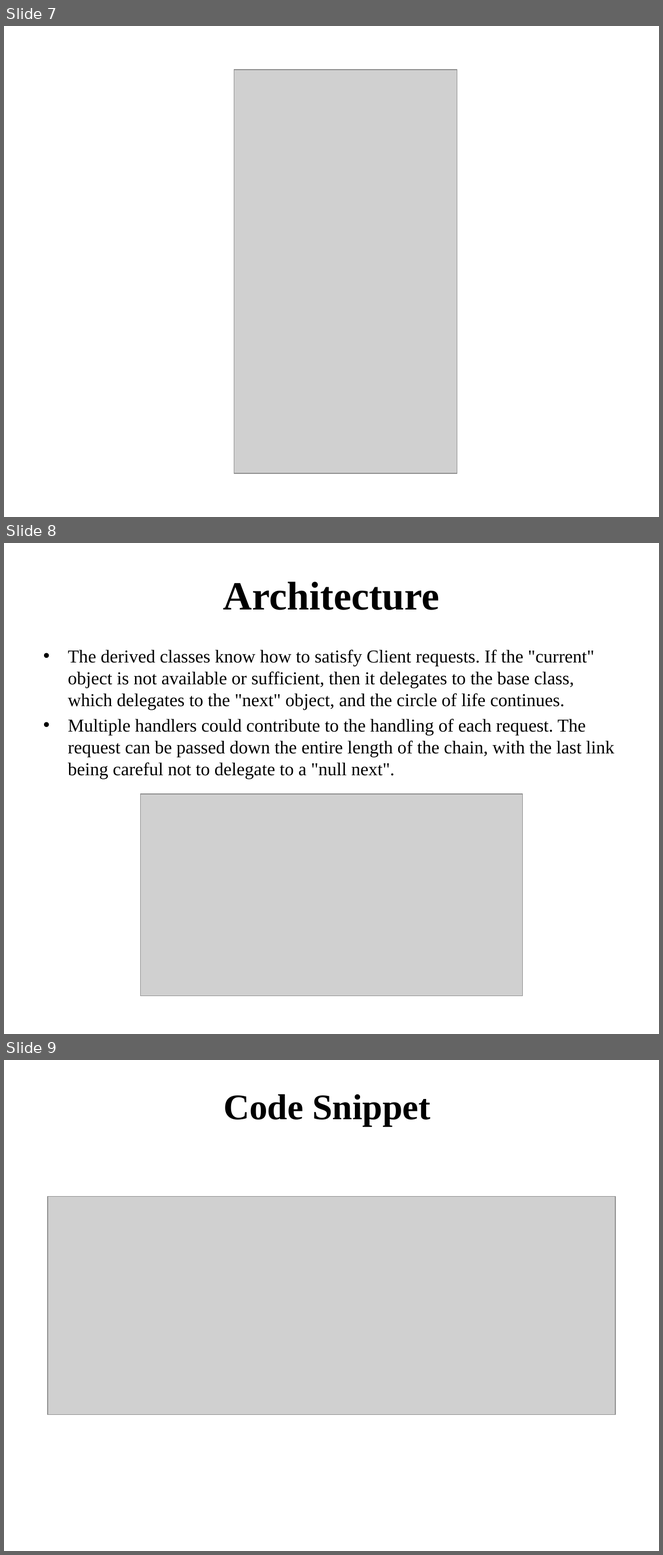
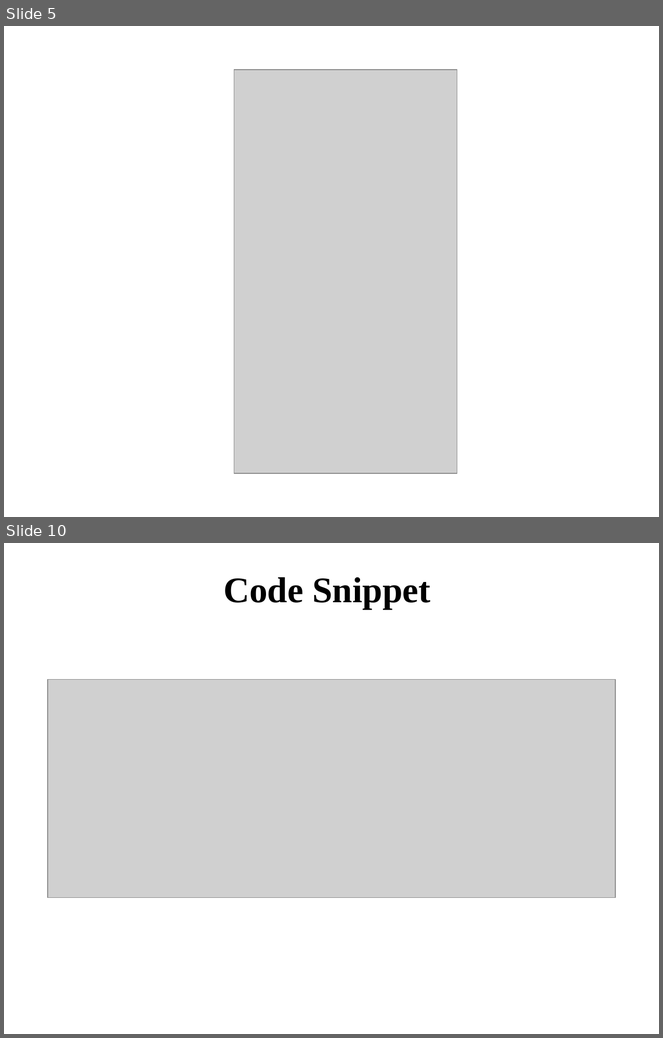
Before and after one commit to KuntanSutar/Swabhav-Techlabs, a slide deck: Presentation/Kuntan Sutar - Chain of Responsibility Pattern.pptx. Shown one above the other, each under a label of ours: slides 7, 8 and 9 before the commit, slides 5 and 10 after it; the slides between them are not shown. The pictures are 663x1555 and 663x1038 pixels, drawn with LibreOffice and Linux fonts; fonts in the diff are those of the drawing; grey boxes stand for pictures. Boxes give left, top, right and bottom in pixels: in the first picture for what was removed or moved away, otherwise in the second. Text is boxed around its words. In the diff, an @@ line names an element or a change of style, - is before the commit and + after.

```diff
--- a/Presentation/Kuntan Sutar - Chain of Responsibility Pattern.pptx
+++ b/Presentation/Kuntan Sutar - Chain of Responsibility Pattern.pptx
@@ slide 8 removed at box(4, 543, 659, 1034), background #FFFFFF @@
@@ title removed at box(223, 581, 440, 610) @@
-Architecture
@@ text removed at box(68, 650, 614, 779) @@
-• The derived classes know how to satisfy Client requests. If the "current" object is not available or sufficient, then it delegates to the base class, which delegates to the "next" object, and the circle of life continues.
-• Multiple handlers could contribute to the handling of each request. The request can be passed down the entire length of the chain, with the last link being careful not to delegate to a "null next".
@@ picture removed at box(140, 794, 522, 996) @@
@@ what was slide 7 is now slide 5 @@
@@ what was slide 9 is now slide 10 @@
```
Also in this commit, not shown: 5 slides changed, 3 slides added, 2 other slides removed, 34 other files.
